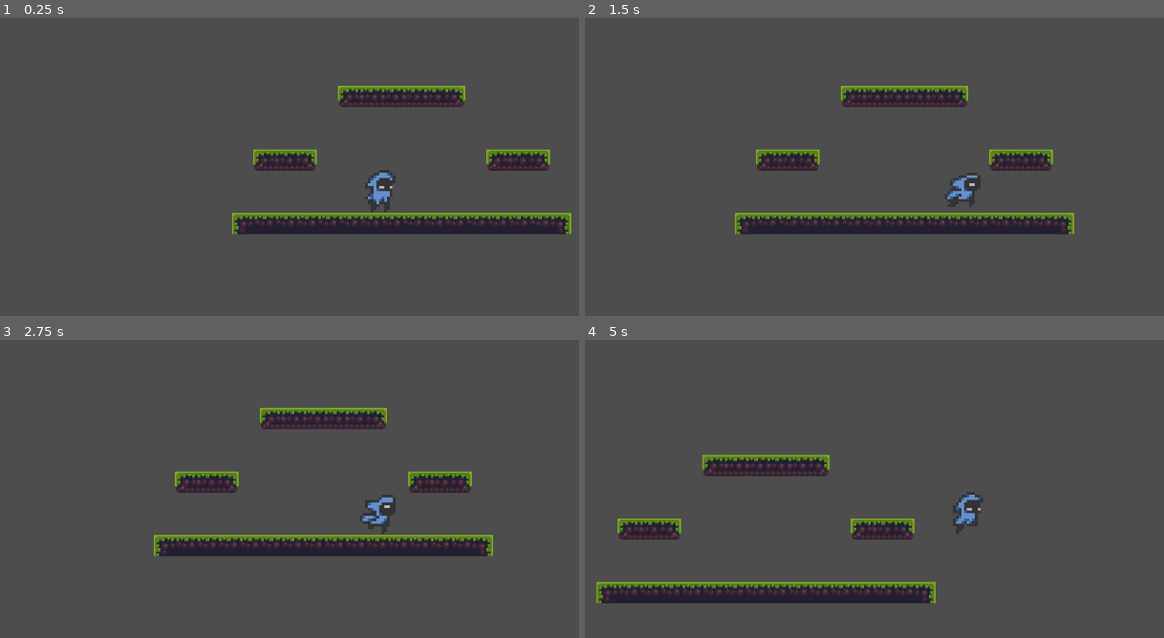
Above: before the commit, frames 1-4 (two rows, left to right).
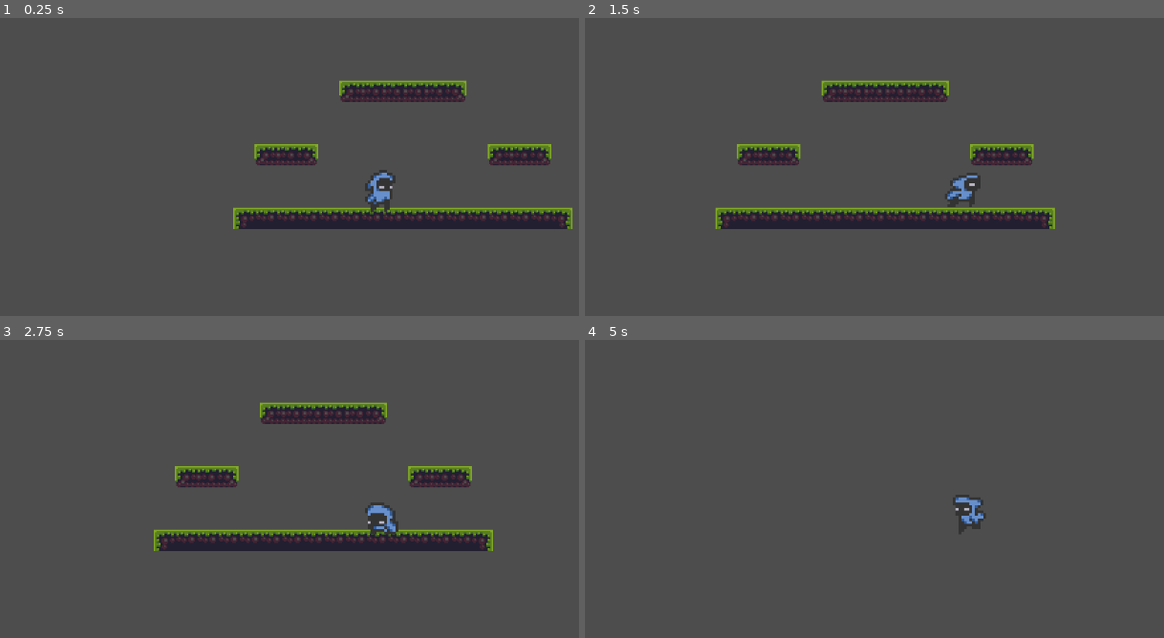
Above: after the commit, the same moments.

Repository: Veddersboy/millennium
Game: Godot game, scene res://Scenes/game.tscn
Two runs of this game, one before a commit and one after it. Both use one fixed random seed, a clock stepped at 60 frames per second and the inputs below.
Inputs (mouse positions are in pixels of both pictures, inside the frame that each line leads up to):
- Up to frame 1 (0.25 s): no input
- Up to frame 2 (1.5 s): move the mouse to (1135, 190) at 0.52 s; hold S (crouch) 0.53-1.28 s; hold D (move_right) from 0.53 s (still down); tap Space (jump) at 0.77, 1.07 s; click (1135, 190) at 0.8 s; move the mouse to (816, 232) at 1.27 s; click (816, 232) at 1.35 s
- Up to frame 3 (2.75 s): tap Space (jump) at 1.52, 1.55, 1.82, 2.1 s; move the mouse to (457, 441) at 2.02 s; release D (move_right) at 2.03 s; hold A (move_left) from 2.03 s (still down); hold S (crouch) from 2.03 s (still down)
- Up to frame 4 (5 s): move the mouse to (926, 620) at 2.77 s; release A (move_left) at 2.78 s; release S (crouch) at 2.78 s; hold D (move_right) 2.78-4.28 s; tap S (crouch) at 2.85, 4.35 s; tap Space (jump) at 3.02, 3.32, 3.77, 3.8, 4.07, 4.52, 4.82 s; click (926, 620) at 3.05 s; move the mouse to (outside the picture) at 3.52 s; click (outside the picture) at 3.6 s; move the mouse to (735, 471) at 4.27 s; hold A (move_left) from 4.28 s (still down)

The runs differ from the first frame. In frame 1, 7.2% of the frame differs, in the area x 40-99%, y 20-73%; in frame 2, 8.0%, in the area x 22-85%, y 20-73%; in frame 3, 7.4%; in frame 4, 7.6%.

Commit message:
Player physics and full x and y movement + fall animation and crouch physics

Diff:
--- a/Scenes/player.tscn
+++ b/Scenes/player.tscn
@@ -1,10 +1,65 @@
-[gd_scene load_steps=20 format=3 uid="uid://cxvqx074c4blw"]
+[gd_scene load_steps=38 format=3 uid="uid://cxvqx074c4blw"]
 
 [ext_resource type="Script" uid="uid://dvr8yaagdrsut" path="res://scripts/player.gd" id="1_cvnsp"]
 [ext_resource type="Texture2D" uid="uid://cab5p060dqatg" path="res://assets/herochar sprites(new)/herochar_idle_anim_strip_4.png" id="1_v0iea"]
+[ext_resource type="Texture2D" uid="uid://p7mkigi7lvxn" path="res://assets/herochar sprites(new)/herochar_sword_attack_anim_strip_4.png" id="2_3smsa"]
+[ext_resource type="Texture2D" uid="uid://c8dqyfs5kdh36" path="res://assets/herochar sprites(new)/herochar_before_or_after_jump_srip_2.png" id="3_fkybt"]
 [ext_resource type="Texture2D" uid="uid://bvli6j8ssrpkn" path="res://assets/herochar sprites(new)/herochar_jump_up_anim_strip_3.png" id="3_vgqql"]
+[ext_resource type="Texture2D" uid="uid://cwc8c1b6ndut0" path="res://assets/herochar sprites(new)/herochar_jump_down_anim_strip_3.png" id="3_x3wgy"]
 [ext_resource type="Texture2D" uid="uid://cfh4o2qair8e1" path="res://assets/herochar sprites(new)/herochar_run_anim_strip_6.png" id="4_fkybt"]
 
+[sub_resource type="AtlasTexture" id="AtlasTexture_wpjfl"]
+atlas = ExtResource("2_3smsa")
+region = Rect2(0, 0, 16, 16)
+
+[sub_resource type="AtlasTexture" id="AtlasTexture_bi64h"]
+atlas = ExtResource("2_3smsa")
+region = Rect2(32, 0, 16, 16)
+
+[sub_resource type="AtlasTexture" id="AtlasTexture_2ijsl"]
+atlas = ExtResource("2_3smsa")
+region = Rect2(64, 0, 16, 16)
+
+[sub_resource type="AtlasTexture" id="AtlasTexture_p1odr"]
+atlas = ExtResource("2_3smsa")
+region = Rect2(96, 0, 16, 16)
+
+[sub_resource type="AtlasTexture" id="AtlasTexture_0gysh"]
+atlas = ExtResource("2_3smsa")
+region = Rect2(16, 0, 16, 16)
+
+[sub_resource type="AtlasTexture" id="AtlasTexture_vfarp"]
+atlas = ExtResource("2_3smsa")
+region = Rect2(48, 0, 16, 16)
+
+[sub_resource type="AtlasTexture" id="AtlasTexture_y6uwr"]
+atlas = ExtResource("2_3smsa")
+region = Rect2(80, 0, 16, 16)
+
+[sub_resource type="AtlasTexture" id="AtlasTexture_83xs0"]
+atlas = ExtResource("2_3smsa")
+region = Rect2(112, 0, 16, 16)
+
+[sub_resource type="AtlasTexture" id="AtlasTexture_qqcod"]
+atlas = ExtResource("3_fkybt")
+region = Rect2(16, 0, 16, 16)
+
+[sub_resource type="AtlasTexture" id="AtlasTexture_igrcy"]
+atlas = ExtResource("3_fkybt")
+region = Rect2(0, 0, 16, 16)
+
+[sub_resource type="AtlasTexture" id="AtlasTexture_fs7ks"]
+atlas = ExtResource("3_x3wgy")
+region = Rect2(0, 0, 16, 16)
+
+[sub_resource type="AtlasTexture" id="AtlasTexture_l6n3p"]
+atlas = ExtResource("3_x3wgy")
+region = Rect2(16, 0, 16, 16)
+
+[sub_resource type="AtlasTexture" id="AtlasTexture_olqyp"]
+atlas = ExtResource("3_x3wgy")
+region = Rect2(32, 0, 16, 16)
+
 [sub_resource type="AtlasTexture" id="AtlasTexture_cvnsp"]
 atlas = ExtResource("1_v0iea")
 region = Rect2(0, 0, 16, 16)
@@ -20,6 +75,14 @@
 [sub_resource type="AtlasTexture" id="AtlasTexture_fkybt"]
 atlas = ExtResource("1_v0iea")
 region = Rect2(48, 0, 16, 16)
+
+[sub_resource type="AtlasTexture" id="AtlasTexture_fd4e3"]
+atlas = ExtResource("3_fkybt")
+region = Rect2(16, 0, 16, 16)
+
+[sub_resource type="AtlasTexture" id="AtlasTexture_h4iuc"]
+atlas = ExtResource("3_fkybt")
+region = Rect2(0, 0, 16, 16)
 
 [sub_resource type="AtlasTexture" id="AtlasTexture_x3wgy"]
 atlas = ExtResource("3_vgqql")
@@ -60,6 +123,65 @@
 [sub_resource type="SpriteFrames" id="SpriteFrames_x3wgy"]
 animations = [{
 "frames": [{
+"duration": 0.5,
+"texture": SubResource("AtlasTexture_wpjfl")
+}, {
+"duration": 0.5,
+"texture": SubResource("AtlasTexture_bi64h")
+}, {
+"duration": 0.5,
+"texture": SubResource("AtlasTexture_2ijsl")
+}, {
+"duration": 0.5,
+"texture": SubResource("AtlasTexture_p1odr")
+}],
+"loop": true,
+"name": &"base_attack",
+"speed": 5.0
+}, {
+"frames": [{
+"duration": 0.1,
+"texture": SubResource("AtlasTexture_0gysh")
+}, {
+"duration": 0.1,
+"texture": SubResource("AtlasTexture_vfarp")
+}, {
+"duration": 0.1,
+"texture": SubResource("AtlasTexture_y6uwr")
+}, {
+"duration": 1.0,
+"texture": SubResource("AtlasTexture_83xs0")
+}],
+"loop": true,
+"name": &"base_slash",
+"speed": 5.0
+}, {
+"frames": [{
+"duration": 1.0,
+"texture": SubResource("AtlasTexture_qqcod")
+}, {
+"duration": 1.0,
+"texture": SubResource("AtlasTexture_igrcy")
+}],
+"loop": true,
+"name": &"crouch",
+"speed": 5.0
+}, {
+"frames": [{
+"duration": 1.0,
+"texture": SubResource("AtlasTexture_fs7ks")
+}, {
+"duration": 1.0,
+"texture": SubResource("AtlasTexture_l6n3p")
+}, {
+"duration": 1.0,
+"texture": SubResource("AtlasTexture_olqyp")
+}],
+"loop": true,
+"name": &"fall",
+"speed": 5.0
+}, {
+"frames": [{
 "duration": 1.0,
 "texture": SubResource("AtlasTexture_cvnsp")
 }, {
@@ -77,6 +199,12 @@
 "speed": 8.0
 }, {
 "frames": [{
+"duration": 0.4,
+"texture": SubResource("AtlasTexture_fd4e3")
+}, {
+"duration": 0.4,
+"texture": SubResource("AtlasTexture_h4iuc")
+}, {
 "duration": 1.0,
 "texture": SubResource("AtlasTexture_x3wgy")
 }, {
@@ -120,7 +248,7 @@
 }]
 
 [sub_resource type="CircleShape2D" id="CircleShape2D_v0iea"]
-radius = 13.0384
+radius = 9.41533
 
 [node name="Player" type="CharacterBody2D"]
 script = ExtResource("1_cvnsp")
@@ -129,9 +257,10 @@
 position = Vector2(0, -16)
 scale = Vector2(2.0625, 2)
 sprite_frames = SubResource("SpriteFrames_x3wgy")
-animation = &"idle_right"
+animation = &"base_attack"
+frame_progress = 0.326956
 
 [node name="CollisionShape2D" type="CollisionShape2D" parent="."]
-position = Vector2(-1, -15)
+position = Vector2(0, -15)
 scale = Vector2(0.849678, 1.2)
 shape = SubResource("CircleShape2D_v0iea")
--- a/project.godot
+++ b/project.godot
@@ -42,6 +42,11 @@
 "events": [Object(InputEventKey,"resource_local_to_scene":false,"resource_name":"","device":-1,"window_id":0,"alt_press …(192 unchanged characters)…
 ]
 }
+attack={
+"deadzone": 0.2,
+"events": [Object(InputEventMouseButton,"resource_local_to_scene":false,"resource_name":"","device":-1,"window_id":0,"alt_pressed":false,"shift_pressed":false,"ctrl_pressed":false,"meta_pressed":false,"button_mask":0,"position":Vector2(0, 0),"global_position":Vector2(0, 0),"factor":1.0,"button_index":1,"canceled":false,"pressed":false,"double_click":false,"script":null)
+]
+}
 
 [rendering]
 
--- a/scripts/player.gd
+++ b/scripts/player.gd
@@ -1,12 +1,36 @@
 extends CharacterBody2D
+
+var GRAVITY = 1000.0
+
+var jump_velocity = -400.0
+var jump_cut_multiplier = .05
+var jump_while_crouch = .2
+
+var crouch_velocity = 0
 
 var maxSpeed = 100 * 1.5
 var lastDirection := Vector2(1, 0)
 var playerState = "idle"
 
 func _physics_process(delta):
-	var direction = Input.get_vector("move_left", "move_right", "jump", "crouch")
-	velocity = direction * maxSpeed
+	var direction = Input.get_vector("move_left", "move_right", "", "")
+	var direction_up_and_down = Input.get_vector("jump", "crouch", "", "")
+
+	if is_on_floor():
+		if Input.is_action_pressed("crouch"):
+			velocity.x = crouch_velocity
+		else:
+			velocity.x = direction.x * maxSpeed
+	else:
+		velocity.x = direction.x * maxSpeed
+	if not is_on_floor():
+		velocity.y += GRAVITY * delta
+	elif Input.is_action_just_pressed("jump"):
+		velocity.y = jump_velocity
+
+	if Input.is_action_just_released("jump") and velocity.y < 0:
+			velocity.y *= jump_cut_multiplier
+
 	move_and_slide()
 
 	if direction == Vector2.ZERO:
@@ -15,20 +39,23 @@
 		playerState = "walking"
 		lastDirection = direction
 
-	play_walk_animation(direction)
+	play_walk_animation(direction, direction_up_and_down)
 
-func play_walk_animation(direction):
-	if playerState == "idle":
-		if lastDirection.x >= 0:
-			$AnimatedSprite2D.play("idle_right")
+func play_walk_animation(direction: Vector2, vertical_input: Vector2):
+	var flip = direction.x < 0 if direction.x != 0 else lastDirection.x < 0
+	$AnimatedSprite2D.flip_h = flip
+
+	if Input.is_action_just_pressed("attack"):
+		$AnimatedSprite2D.play("base_attack")
+
+	if not is_on_floor():
+		if velocity.y < 0:
+			$AnimatedSprite2D.play("jump")
 		else:
-			$AnimatedSprite2D.play("idle_left")
-	elif playerState == "walking":
-		if direction.y < 0:
-			$AnimatedSprite2D.play("jump")
-		elif direction.y > 0:
-			$AnimatedSprite2D.play("crouch")
-		elif direction.x > 0:
-			$AnimatedSprite2D.play("move_right")
-		elif direction.x < 0:
-			$AnimatedSprite2D.play("move_left")
+			$AnimatedSprite2D.play("fall")
+	elif Input.is_action_pressed("crouch"):
+		$AnimatedSprite2D.play("crouch")
+	elif direction == Vector2.ZERO:
+		$AnimatedSprite2D.play("idle_right")
+	else:
+		$AnimatedSprite2D.play("move_right")
